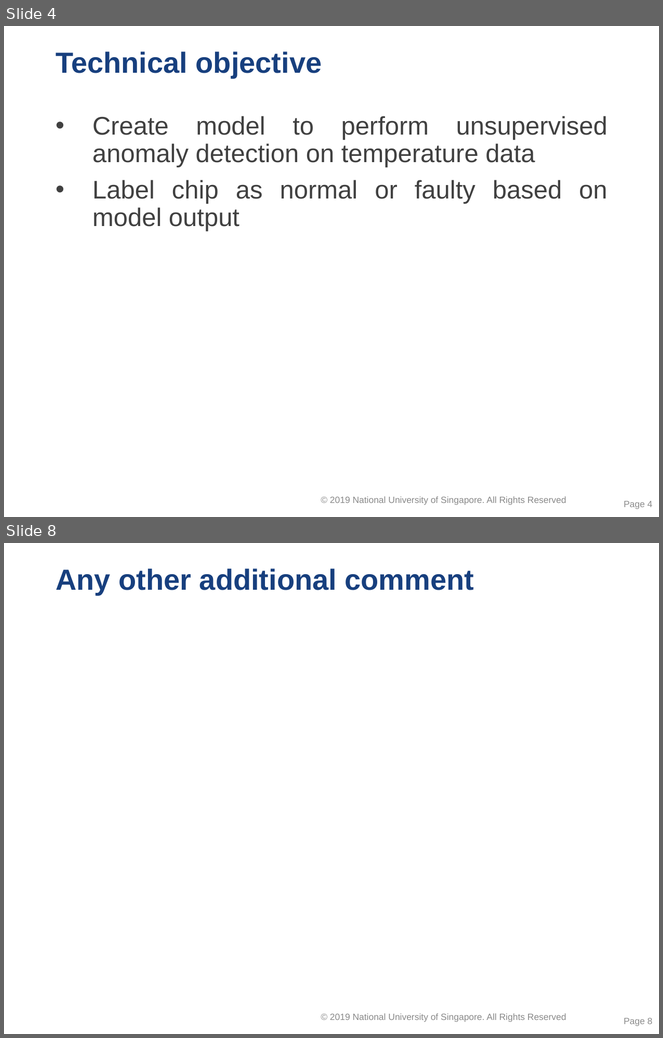
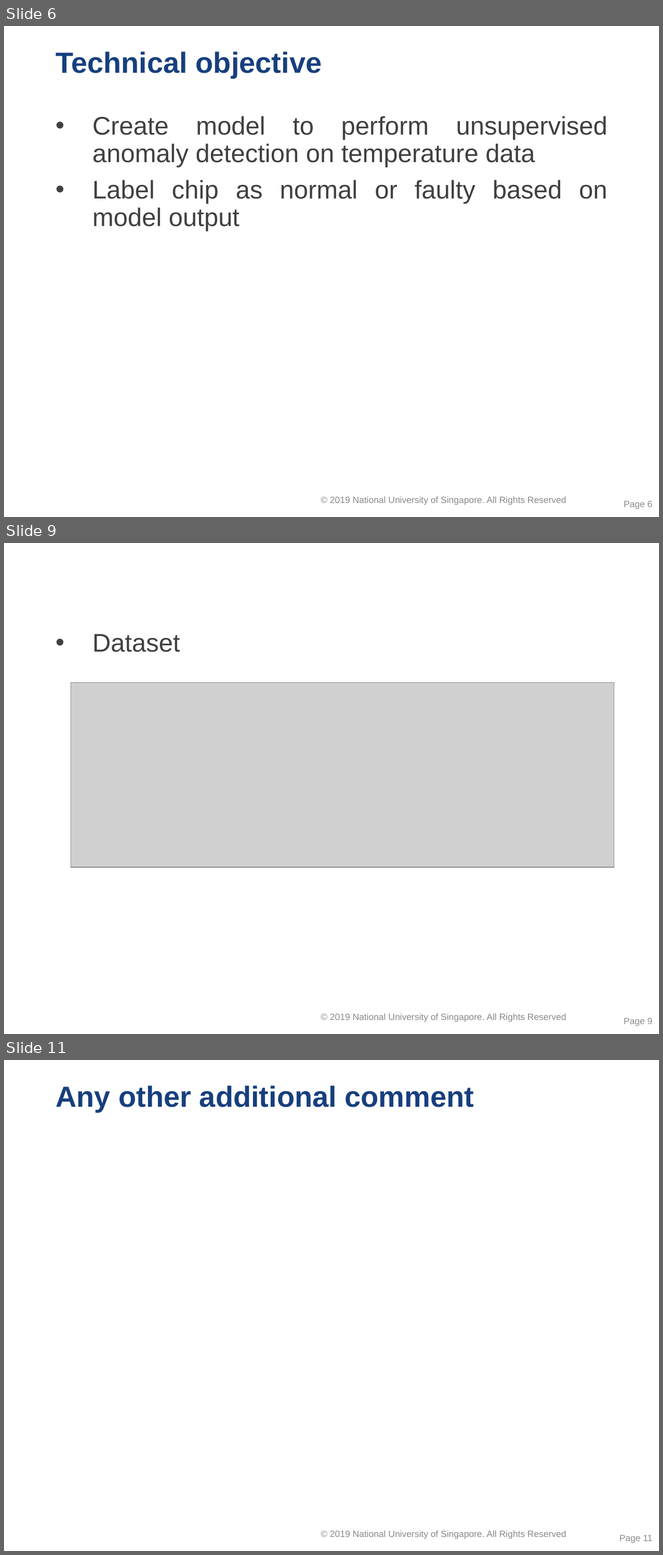
Before and after one commit to caoliang/ISSM-CA3, a slide deck: day4 Group CA proposal (GC) v 1.0.pptx. Shown one above the other, each under a label of ours: slides 4 and 8 before the commit, slides 6, 9 and 11 after it; the slides between them are not shown. The pictures are 663x1038 and 663x1555 pixels, drawn with LibreOffice and Linux fonts; fonts in the diff are those of the drawing; grey boxes stand for pictures; background and template pictures are left out. Boxes give left, top, right and bottom in pixels: in the first picture for what was removed or moved away, otherwise in the second. Text is boxed around its words. In the diff, an @@ line names an element or a change of style, - is before the commit and + after.

Commit message:
Add dataset testing with DFW, and burn-in board images; Add burn-in test introduction;

```diff
--- a/day4 Group CA proposal (GC) v 1.0.pptx
+++ b/day4 Group CA proposal (GC) v 1.0.pptx
@@ slide 9 added at <box>4,543,659,1034</box>, background #FFFFFF; not listed: 1 template element that a slide beside it also shows @@
@@ text added at <box>92,634,180,652</box>, 28 pt, text #404040 @@
+• Dataset
@@ picture added at <box>71,682,614,867</box> @@
@@ page number added at <box>624,1018,653,1027</box>, 10 pt, text #8C8C8C @@
+Page 9
@@ what was slide 4 is now slide 6 @@
@@ page number at <box>624,501,653,510</box>: text changed @@
-Page 4
+Page 6
@@ what was slide 8 is now slide 11 @@
@@ page number at <box>620,1535,652,1544</box>: text changed @@
-Page 8
+Page 11
```
Also in this commit, not shown: 4 slides changed, 2 other slides added, 1 other file.
